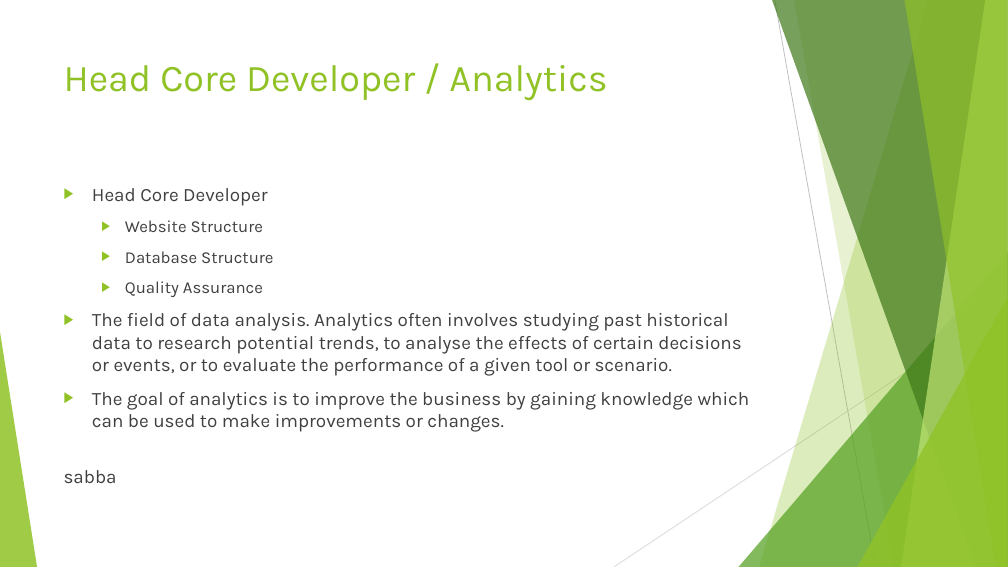
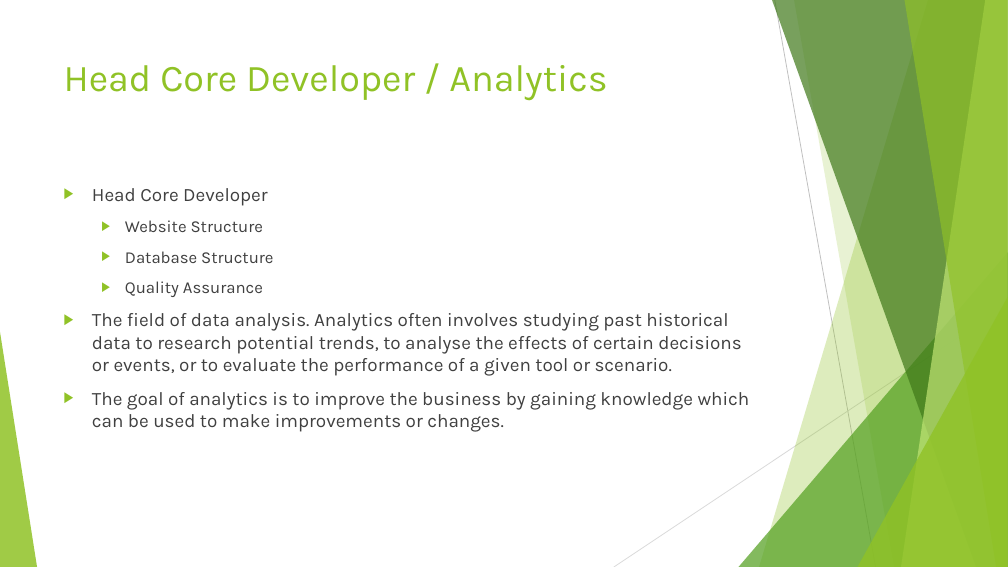
Before and after one commit to ASA786/supermarket_app, a slide deck: slide 7 of Team Project/Presentation (1).pptx (slide 6 before the commit). Drawn at 1008x567 pixels with LibreOffice and Linux fonts; fonts in the diff are those of the drawing. Boxes give left, top, right and bottom in pixels: in the first picture for what was removed or moved away, otherwise in the second. Text is boxed around its words. In the diff, an @@ line names an element or a change of style, - is before the commit and + after.

```diff
--- a/Team Project/Presentation (1).pptx
+++ b/Team Project/Presentation (1).pptx
@@ text at <box>64,470,117,483</box>: paragraph removed @@
-sabba
```
Also in this commit, not shown: 14 other slides changed, 5 slides added, 3 slides removed.
